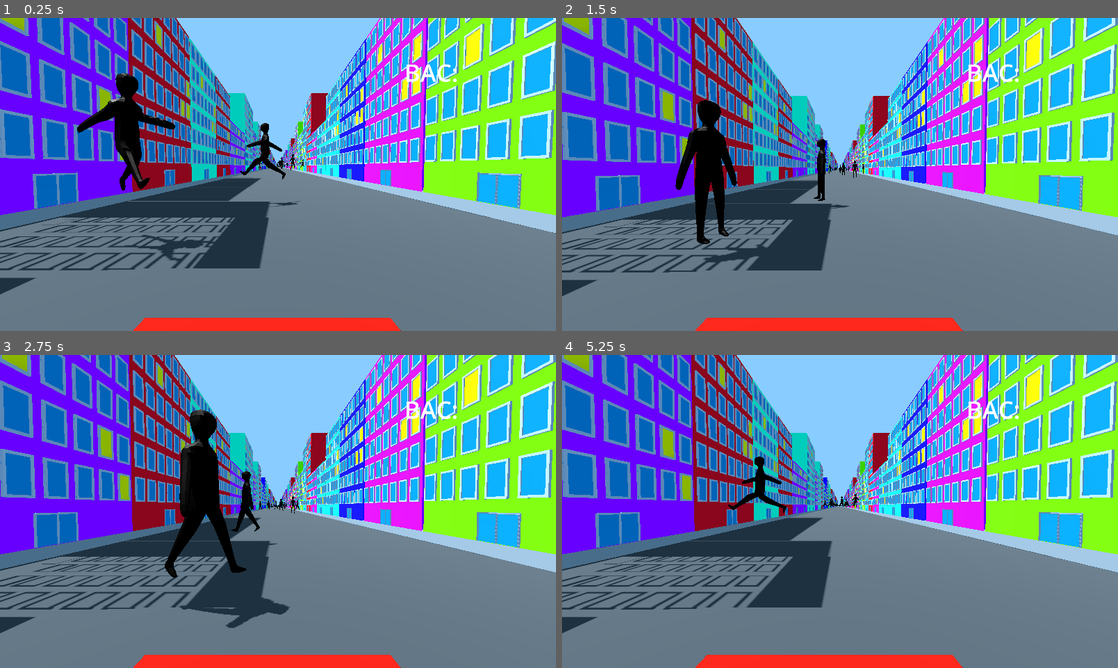
Above: before the commit, frames 1-4 (two rows, left to right).
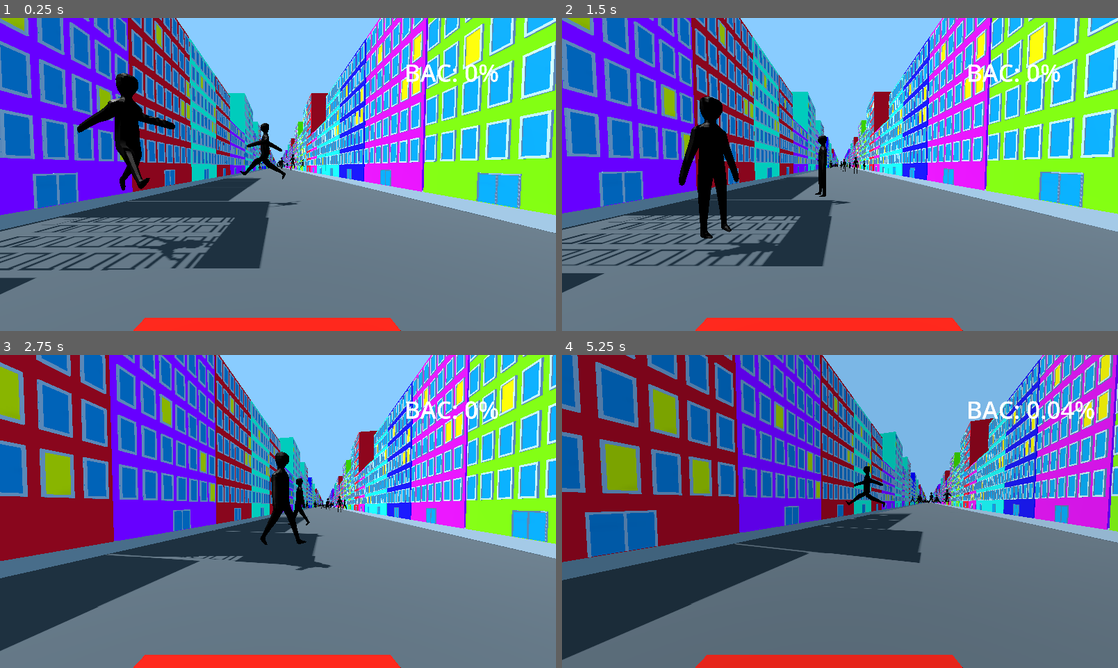
Above: after the commit, the same moments.

Repository: erdemy885/dds
Game: Godot game, scene res://level_section.tscn
Two runs of this game, one before a commit and one after it. Both use one fixed random seed, a clock stepped at 60 frames per second and the inputs below. This scene is started directly instead of the project's main scene.
Inputs:
- Up to frame 1 (0.25 s): no input
- Up to frame 2 (1.5 s): hold D (right) 0.53-1.28 s; tap F (drink) at 0.6, 1.35 s; hold S (back) from 1.28 s (still down)
- Up to frame 3 (2.75 s): release S (back) at 2.03 s; hold D (right) from 2.03 s (still down); tap F (drink) at 2.1 s
- Up to frame 4 (5.25 s): release D (right) at 2.78 s; hold W (forward) 2.78-3.53 s; tap F (drink) every 0.75 s from 2.85 to 5.1 s; hold A (left) 3.53-5.03 s; hold S (back) from 5.03 s (still down)

The runs differ from the first frame. In frame 1, 0.2% of the frame differs, in the area x 83-90%, y 14-21%; in frame 2, 27%; in frame 3, 55%; in frame 4, 67%, in the area x 0-100%, y 0-100%.
Error before the commit: Parse Error: Used space character for indentation instead of tab as used before in the file. (res://assets/scripts/driving.gd:24)

Commit message:
implment drunk shader in game

Diff:
--- a/assets/scripts/driving.gd
+++ b/assets/scripts/driving.gd
@@ -22,12 +22,12 @@
 		if steering_speed < 0.0:
 			steering_speed = 0.0
 		time_since_last_drink = 0
-    gulp_sfx.play()
+		gulp_sfx.play()
 
-  var bac = 0.4 - (0.4 * (steering_speed / 5))
-  bac_counter.text = "BAC: {}%".format([bac], "{}")
+	var bac = 0.4 - (0.4 * (steering_speed / 5))
+	bac_counter.text = "BAC: {}%".format([bac], "{}")
 
-	var drunk = $Camera3D/drunk
+	var drunk = $CameraPivot/Camera3D/drunk
 	var drunk_mat = drunk.get_active_material(0)
 	drunk_mat.set_shader_parameter("bac", steering_speed)
 
--- a/level_section.tscn
+++ b/level_section.tscn
@@ -1,9 +1,10 @@
-[gd_scene load_steps=13 format=3 uid="uid://cl2kkurvbrpyt"]
+[gd_scene load_steps=16 format=3 uid="uid://cl2kkurvbrpyt"]
 
 [ext_resource type="Script" path="res://building_generator.gd" id="1_ljbgm"]
 [ext_resource type="PackedScene" uid="uid://eo8suwiayffu" path="res://car.tscn" id="2_hhxf1"]
 [ext_resource type="PackedScene" uid="uid://dkkcnvekmc44o" path="res://pedestrian.tscn" id="2_skcva"]
 [ext_resource type="Script" path="res://assets/scripts/driving.gd" id="3_637af"]
+[ext_resource type="Shader" path="res://drunk.gdshader" id="5_pbic1"]
 
 [sub_resource type="Environment" id="Environment_cjia2"]
 background_mode = 1
@@ -27,6 +28,15 @@
 data = PackedVector3Array(1, 0, 1, -1, 0, 1, 1, 0, -1, -1, 0, 1, -1, 0, -1, 1, 0, -1)
 
 [sub_resource type="BoxMesh" id="BoxMesh_igw05"]
+
+[sub_resource type="ShaderMaterial" id="ShaderMaterial_2uh65"]
+render_priority = 0
+shader = ExtResource("5_pbic1")
+shader_parameter/bac = null
+
+[sub_resource type="QuadMesh" id="QuadMesh_ygdm0"]
+material = SubResource("ShaderMaterial_2uh65")
+size = Vector2(2, 2)
 
 [node name="game" type="Node3D"]
 transform = Transform3D(1, 0, 0, 0, 1, 0, 0, 0, 1, -0.0359755, 0.0861626, -0.0799446)
@@ -112,3 +122,7 @@
 
 [node name="Camera3D" type="Camera3D" parent="Player/CameraPivot"]
 transform = Transform3D(-4.37114e-08, 0, -1, 0, 1, 0, 1, 0, -4.37114e-08, 0.379044, 3.88086, 1.89931)
+
+[node name="drunk" type="MeshInstance3D" parent="Player/CameraPivot/Camera3D"]
+transform = Transform3D(1, 0, 0, 0, 1, 0, 0, 0, 1, 0, 0, -0.59241)
+mesh = SubResource("QuadMesh_ygdm0")
